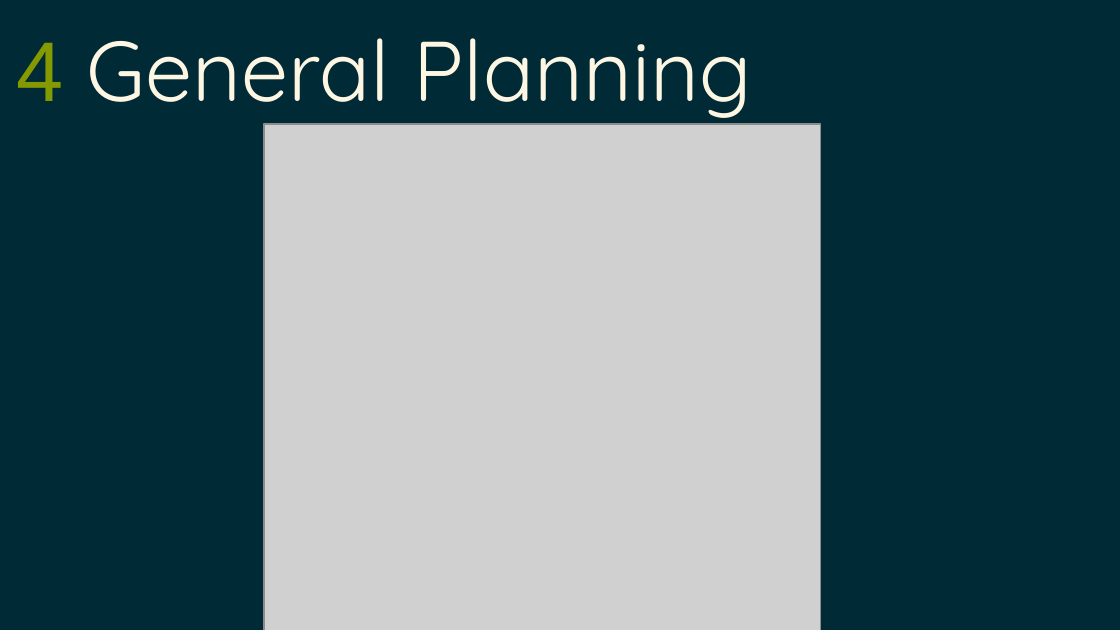
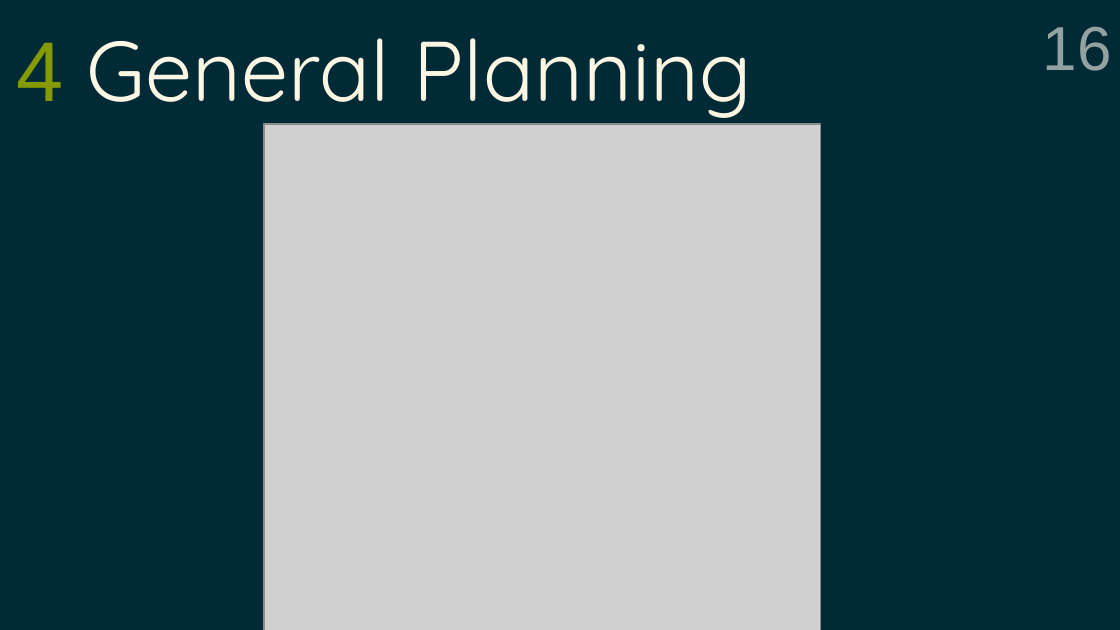
Before and after one commit to grea09/gennio, a slide deck: slide 16 of doc/defense.odp. Drawn at 1120x630 pixels with LibreOffice and Linux fonts; fonts in the diff are those of the drawing; grey boxes stand for pictures. Boxes give left, top, right and bottom in pixels: in the first picture for what was removed or moved away, otherwise in the second. Text is boxed around its words. In the diff, an @@ line names an element or a change of style, - is before the commit and + after.

```diff
--- a/doc/defense.odp
+++ b/doc/defense.odp
@@ page number added at box(1043, 26, 1112, 71), 44 pt, text #93A1A1 @@
+16
```
Also in this commit, not shown: 27 other slides changed, 3 other files.
